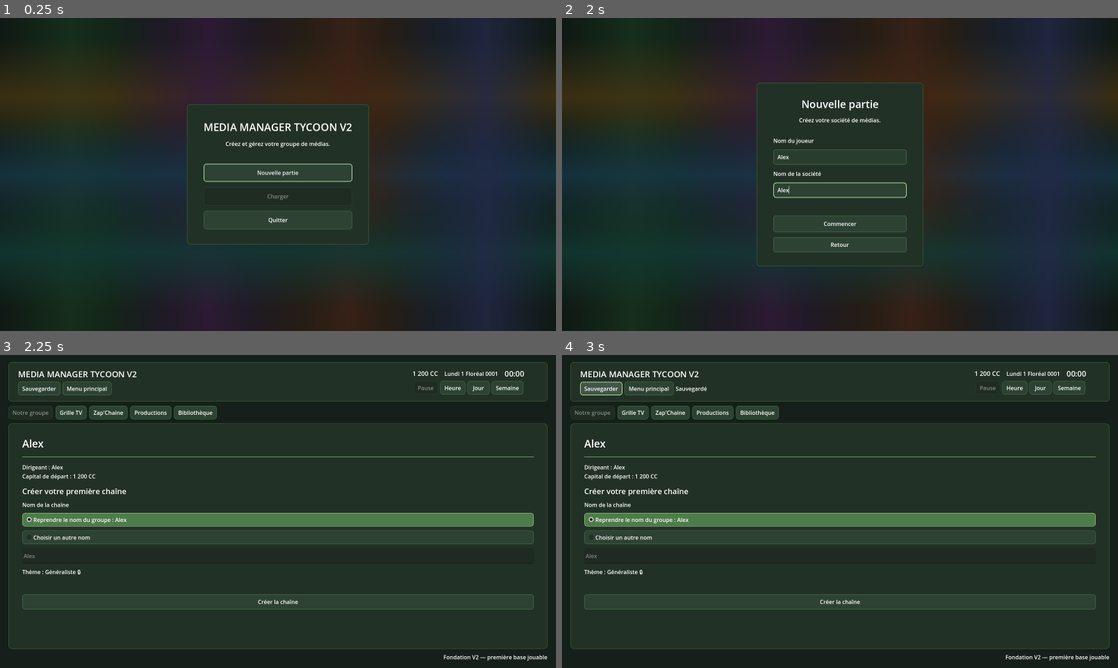
Above: before the commit, frames 1-4 (two rows, left to right).
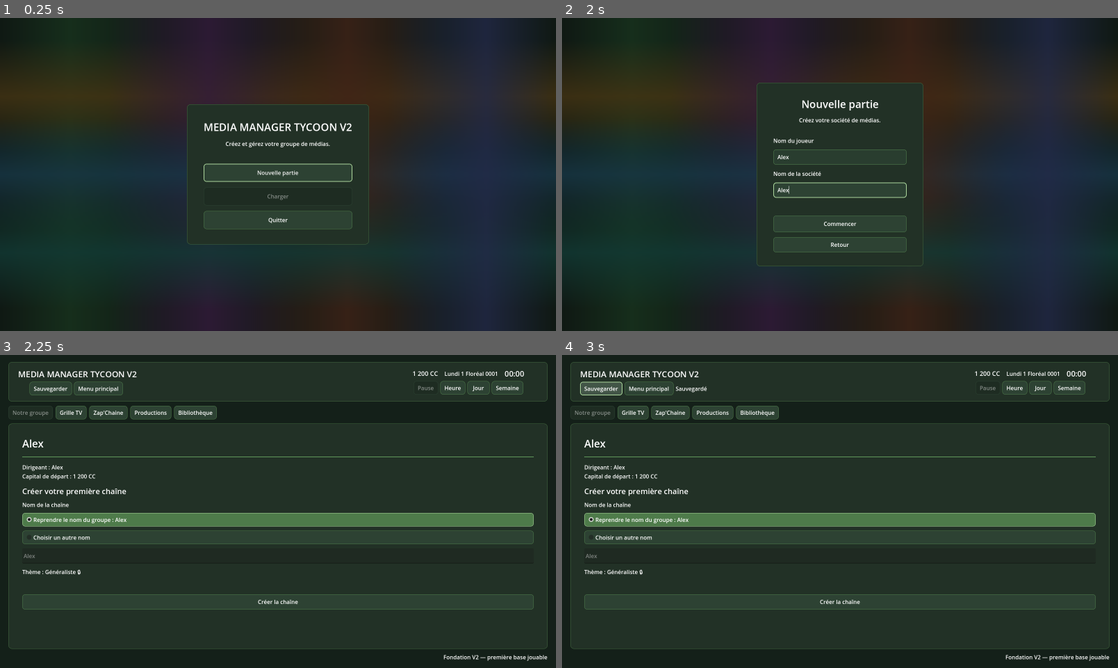
Above: after the commit, the same moments.

Repository: Adrienco69/MediaManagerTycoon_V2
Game: Godot game, scene res://scenes/main.tscn
Two runs of this game, one before a commit and one after it. Both use one fixed random seed, a clock stepped at 60 frames per second and the inputs below.
Inputs (mouse positions are in pixels of both pictures, inside the frame that each line leads up to):
- Up to frame 1 (0.25 s): no input
- Up to frame 2 (2 s): click "Nouvelle partie" at 0.5 s; click (840, 155) at 1.27 s; type "Alex" at 1.35 s; click (840, 190) at 1.5 s; type "Alex" at 1.58 s
- Up to frame 3 (2.25 s): click "Commencer" at 2 s
- Up to frame 4 (3 s): click "Sauvegarder" at 2.75 s

Frames 1-2 are identical in both runs. In frame 3, 0.2% of the frame differs, in the area x 3-23%, y 8-13%; in frame 4, nothing differs.

Commit message:
Affiche le logo dans l'en-tête du jeu

Diff:
--- a/scripts/ui/game_header_actions.gd
+++ b/scripts/ui/game_header_actions.gd
@@ -7,7 +7,14 @@
 	on_save: Callable,
 	on_main_menu: Callable
 ) -> Dictionary:
-	var existing_box: VBoxContainer = game_title.get_parent().get_node_or_null("TitleActions") as VBoxContainer
+	var parent: HBoxContainer = game_title.get_parent() as HBoxContainer
+	var visual_anchor: Control = game_title
+	var logo: TextureRect = parent.get_node_or_null("GameLogo") as TextureRect
+	if logo != null:
+		visual_anchor = logo
+		game_title.visible = false
+
+	var existing_box: VBoxContainer = parent.get_node_or_null("TitleActions") as VBoxContainer
 	if existing_box != null:
 		return {
 			"save_button": existing_box.get_node("Actions/SaveButton"),
@@ -15,19 +22,19 @@
 			"status_label": existing_box.get_node("Actions/SaveStatusLabel")
 		}
 
-	var parent: HBoxContainer = game_title.get_parent() as HBoxContainer
-	var original_index: int = game_title.get_index()
+	var original_index: int = visual_anchor.get_index()
 
 	var title_box: VBoxContainer = VBoxContainer.new()
 	title_box.name = "TitleActions"
 	title_box.add_theme_constant_override("separation", 5)
 	parent.add_child(title_box)
 	parent.move_child(title_box, original_index)
-	game_title.reparent(title_box)
-	title_box.move_child(game_title, 0)
+	visual_anchor.reparent(title_box)
+	title_box.move_child(visual_anchor, 0)
 
 	var actions: HBoxContainer = HBoxContainer.new()
 	actions.name = "Actions"
+	actions.alignment = BoxContainer.ALIGNMENT_CENTER
 	actions.add_theme_constant_override("separation", 6)
 	title_box.add_child(actions)
 
